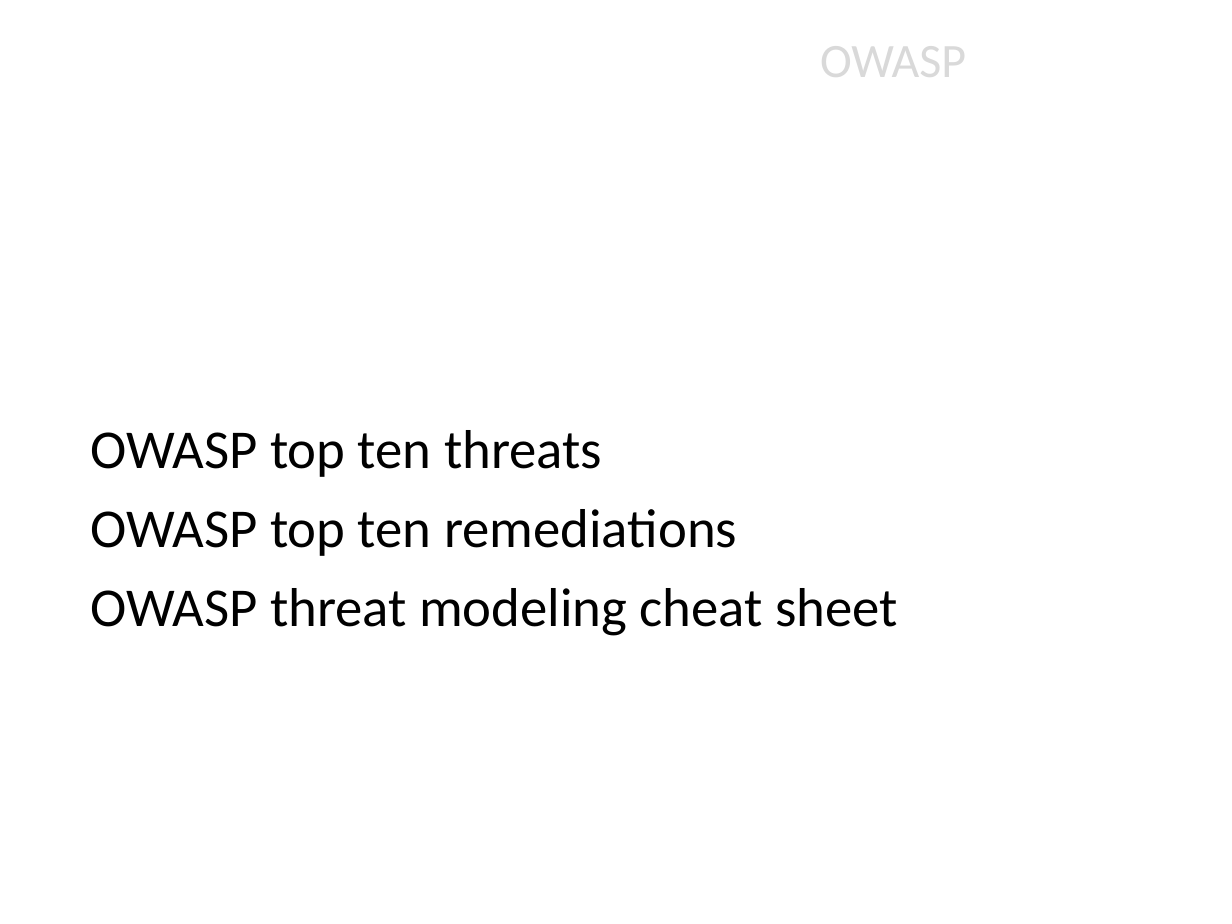
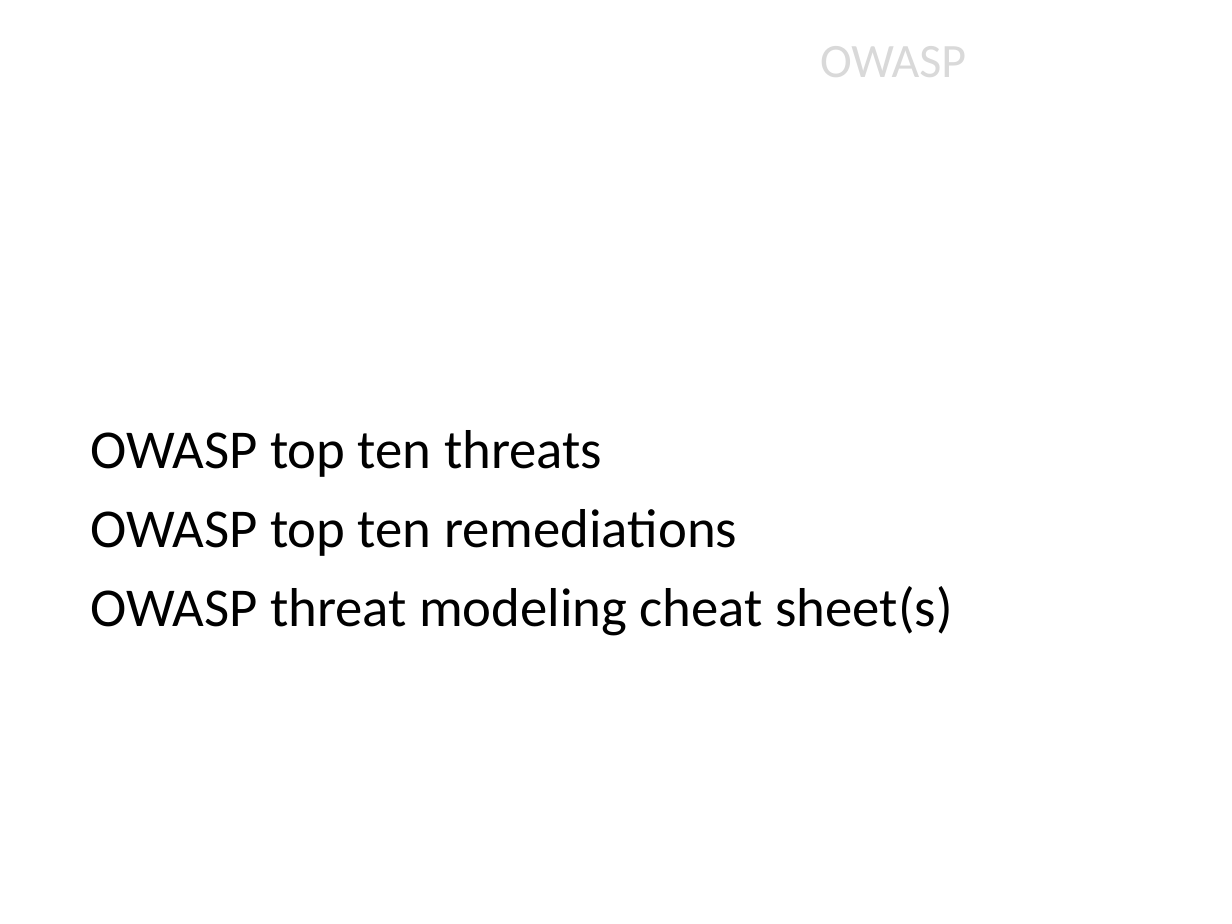
Before and after one commit to jgadsden/owasp-threat-dragon-models, a slide deck: slide 9 of OWASP_short_introduction_threat_modeling.odp. Drawn at 1232x924 pixels with LibreOffice and Linux fonts; fonts in the diff are those of the drawing; background and template pictures are left out. Boxes give left, top, right and bottom in pixels: in the first picture for what was removed or moved away, otherwise in the second. Text is boxed around its words. In the diff, an @@ line names an element or a change of style, - is before the commit and + after.

Commit message:
updated for OWASP talk in September

```diff
--- a/OWASP_short_introduction_threat_modeling.odp
+++ b/OWASP_short_introduction_threat_modeling.odp
@@ subtitle at [91, 586, 952, 636]: text changed @@
-● OWASP threat modeling cheat sheet
+● OWASP threat modeling cheat sheet(s)
```
Also in this commit, not shown: 4 other slides changed, 4 slides added, 2 slides removed.
